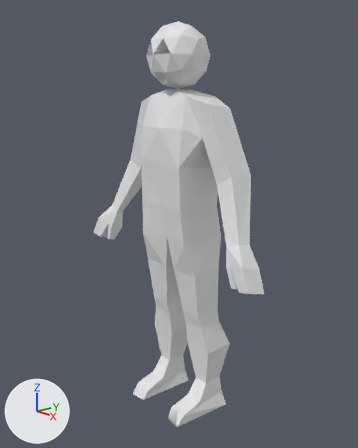
The Blender file LD42/Assets/Blender/Zombie/MaleZombie.blend as it was, and as the next commit left it.
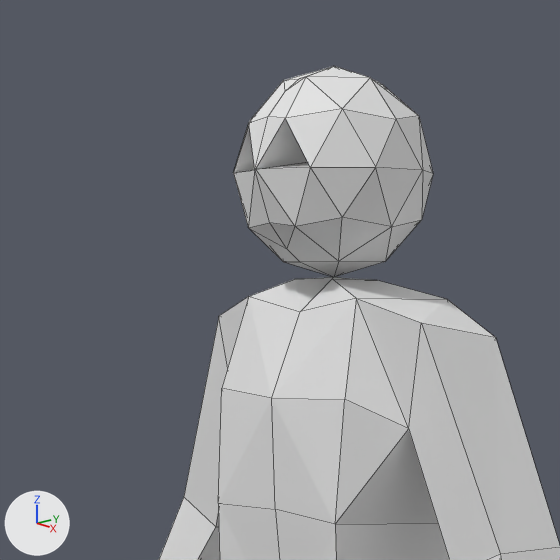
There are two pictures of each version: one whole from a 50 mm camera at (2.651, -2.296, 2.4) aimed at (-0.001, 0.014, 1.435), one close up on the part from 20% to 70% of the width and 0% to 40% of the height. Every picture has the same lights, and +X, +Y and +Z are marked at lower left. The close-ups show mesh edges as thin lines. The same objects are shown in both versions, whatever each file hides.

The scene before the commit, as lines of its bpy script (objects in view):
```python
me_cube_001 = bpy.data.meshes.new('Cube.001')
me_cube_001.from_pydata(...)  # 128 vertices, 131 faces; spans x 0.0..0.88, y -0.25..0.26, z -0.01..2.82
# before: 80 (0.0, 0.22, 2.61), 81 (0.11, 0.01, 2.79) at pixel (370, 77), 82 (0.04, 0.11, 2.79) at pixel (382, 84), 83 (0.15, 0.11, 2.72) at pixel (418, 115), 84 (0.04, -0.1, 2.79) at pixel (305, 76)
# before: 85 (0.13, 0.18, 2.61) at pixel (433, 173), 86 (0.15, -0.1, 2.72) at pixel (342, 108), 87 (0.13, -0.17, 2.61) at pixel (310, 167), 88 (0.18, 0.01, 2.49) at pixel (391, 226), 89 (0.21, 0.07, 2.61) at pixel (422, 170)
# before: 90 (0.0, -0.21, 2.61) at pixel (255, 169), 92 (0.06, 0.18, 2.49), 93 (0.21, -0.06, 2.61) at pixel (375, 167), 95 (0.08, -0.17, 2.49) at pixel (294, 226), 96 (0.0, 0.01, 2.82) at pixel (334, 66)
# before: 97 (0.19, 0.01, 2.7) at pixel (396, 119), 98 (0.06, 0.19, 2.7), 99 (0.06, -0.18, 2.7) at pixel (285, 118), 100 (0.16, 0.12, 2.51) at pixel (421, 219), 101 (0.16, -0.11, 2.51) at pixel (342, 217)
# before: 125 (0.08, -0.02, 2.63), 127 (0.01, -0.03, 2.72)
ob_cube = bpy.data.objects.new('Cube', me_cube_001)
ob_cube.location = (0.0, 0.0, 0.0)
_m = ob_cube.modifiers.new('Mirror', 'MIRROR')
_m.use_clip = True
```
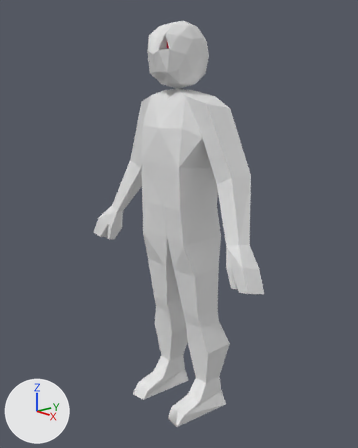
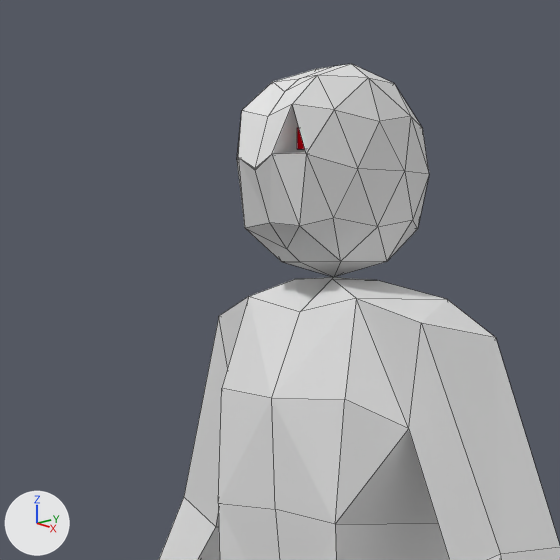
Location of each change, [x1, y1, x2, y2] in pixels of the close-ups (560 x 560 px; the box of a moved part takes in the faces that stretch with it):
'Cube', reshaped: before [159, 66, 560, 560]; after [159, 64, 560, 560]
part 1 of me_cube_001, added: after [297, 127, 305, 150]
part 2 of me_cube_001, moved or reshaped: before [233, 66, 433, 262]; after [237, 64, 429, 262]

Patch to the scene script:
```diff
--- a/LD42/Assets/Blender/Zombie/MaleZombie.blend.py
+++ b/LD42/Assets/Blender/Zombie/MaleZombie.blend.py
@@ mat_material_001 @@
+mat_material_001 = diffuse_material('Material.001')
+mat_material_001.base_color = (0.8, 0.0, 0.00748)  # red #e70015
@@ me_cube_001 @@
 me_cube_001.from_pydata(...)  # 128 vertices, 131 faces; spans x 0.0..0.88, y -0.25..0.26, z -0.01..2.82
 # used by ob_cube; location = (0.0, 0.0, 0.0)
 # verts and faces of me_cube_001; kept vertices keep their numbers, new ones are numbered from 128
+# me_cube_001 part 1: a new loose piece, a box spanning x 0.056..0.098, y -0.141..-0.099, z 2.645..2.686, in mat_material_001 (red #e70015)
+# me_cube_001 part 2
+for i in [83, 86, 100, 101]: verts[i] += (-0.03, 0.0, 0.0)
+verts[80] = (0.06, 0.22, 2.61)  # moved
+verts[96] = (0.06, 0.01, 2.82)  # moved, pixel (351, 63)
+verts[81] = (0.11, 0.01, 2.79)  # moved, pixel (368, 77)
+verts[82] = (0.07, 0.11, 2.79)  # moved, pixel (394, 83)
+verts[84] = (0.07, -0.1, 2.79)  # moved, pixel (317, 75)
+verts[85] = (0.11, 0.18, 2.61)  # moved, pixel (429, 174)
+verts[87] = (0.11, -0.17, 2.63)  # moved, pixel (306, 153)
+verts[88] = (0.14, 0.01, 2.49)  # moved, pixel (377, 226)
+verts[97] = (0.15, 0.01, 2.7)  # moved, pixel (379, 121)
+verts[89] = (0.15, 0.07, 2.61)  # moved, pixel (404, 171)
+verts[93] = (0.15, -0.06, 2.61)  # moved, pixel (357, 168)
+verts[90] = (0.06, -0.21, 2.63)  # moved, pixel (271, 154)
+verts[92] = (0.08, 0.18, 2.49)  # moved, pixel (417, 228)
+verts[98] = (0.08, 0.19, 2.7)  # moved, pixel (422, 128)
+verts[95] = (0.09, -0.17, 2.49)  # moved, pixel (299, 225)
+verts[99] = (0.08, -0.18, 2.73)  # moved, pixel (292, 104)
+verts[125] = (0.09, -0.02, 2.65)  # moved
+verts[127] = (0.06, -0.03, 2.75)  # moved
+me_cube_001.materials.append(mat_material_001)  # red #e70015
```
